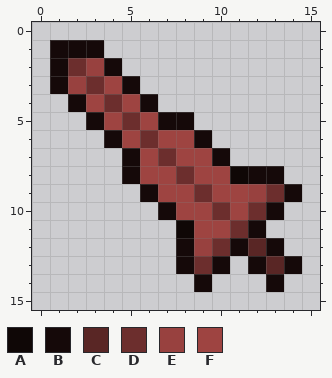
Pixel-art sprite: Assets/Sprites/GeneratedClaymore_Iron.png. Above, as it was before the edit.
The file is 16x16 pixels. Colours within 5 levels of each other are drawn and written as one.
Palette (. is transparent): A #0f0706  B #150909  C #592625  D #6c2e2d  E #98413f  F #9e4441
Now the later version:
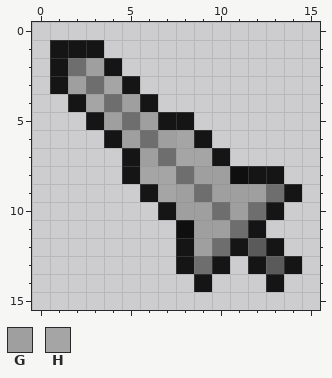
Colours new in this view: G #9f9f9f  H #a5a5a5
The edit:
@@ palette @@
-A #0f0706
+A #0f0f0f
-B #150909
+B #151515
-C #592625
+C #5a5a5a
-D #6c2e2d
+D #6e6e6e
@@ x 0..15 @@
  1 .BBB............
- 2 .BDEB...........
- 3 .BEDFB..........
- 4 ..BFDFB.........
- 5 ...BFDFBB.......
- 6 ....BFDFFB......
- 7 .....BFDFFB.....
- 8 .....BFFDFFABB..
- 9 ......BFFDFFEDB.
-10 .......BFFDFDB..
-11 ........AFFDB...
-12 ........BEDBCB..
+ 2 .BDGB...........
+ 3 .BGDHB..........
+ 4 ..BHDGB.........
+ 5 ...BGDGBB.......
+ 6 ....BGDGHB......
+ 7 .....BGDHHB.....
+ 8 .....BHHDGGABB..
+ 9 ......BHGDGGGDB.
+10 .......BGGDGDB..
+11 ........AGGDB...
+12 ........BGDBCB..
 13 ........BDB.BCB.
